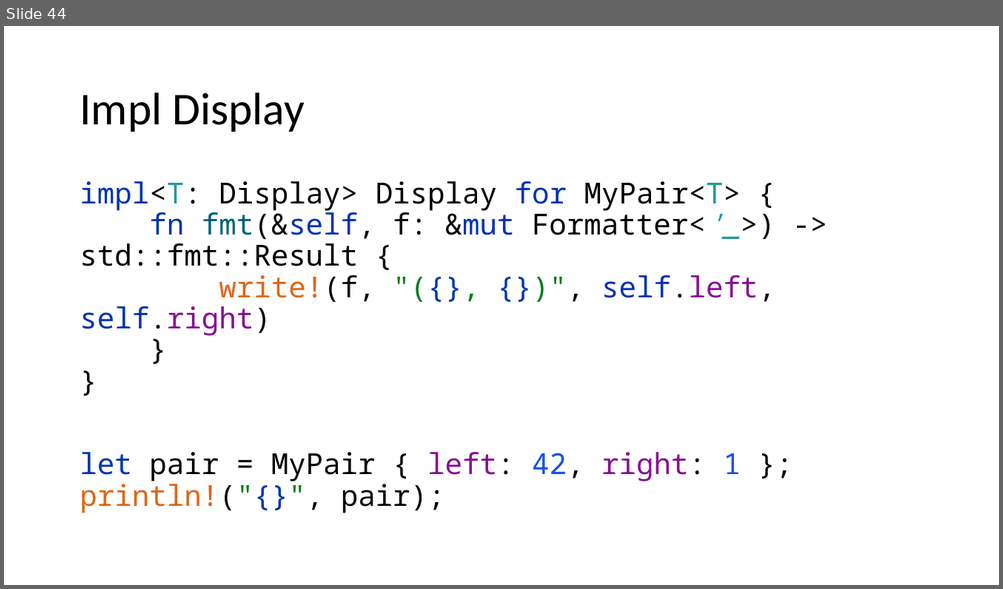
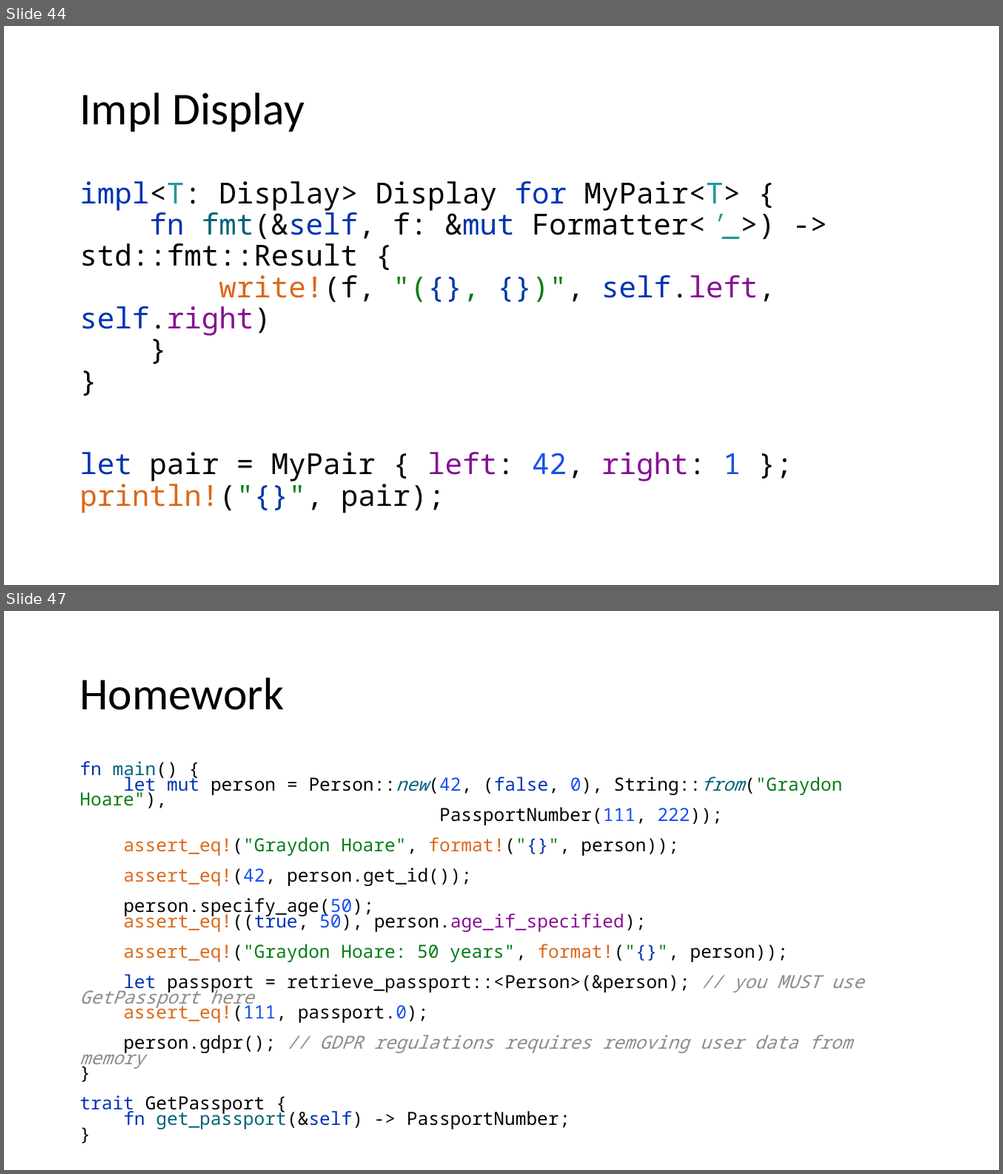
Before and after one commit to kugushev/course-rust-basics, a slide deck: src/03-BuildingBlocks/03-BuildingBlocks.pptx. Shown one above the other, each under a label of ours: slide 44 before the commit, slides 44 and 47 after it; the slides between them are not shown. The pictures are 1003x589 and 1003x1174 pixels, drawn with LibreOffice and Linux fonts; fonts in the diff are those of the drawing. Boxes give left, top, right and bottom in pixels: in the first picture for what was removed or moved away, otherwise in the second. Text is boxed around its words. In the diff, an @@ line names an element or a change of style, - is before the commit and + after.

Commit message:
finish lecture 3 (or 4)

```diff
--- a/src/03-BuildingBlocks/03-BuildingBlocks.pptx
+++ b/src/03-BuildingBlocks/03-BuildingBlocks.pptx
@@ slide 47 added at bbox=[4, 611, 999, 1170], background #FFFFFF @@
@@ title added at bbox=[79, 678, 284, 710], 44 pt, text #000000 @@
+Homework
@@ text added at bbox=[79, 761, 864, 1130], 17.5 pt, text #000000 @@
+fn main() {
+let mut person = Person::new(42, (false, 0), String::from("Graydon Hoare"),
+PassportNumber(111, 222));
+assert_eq!("Graydon Hoare", format!("{}", person));
+assert_eq!(42, person.get_id());
+person.specify_age(50);
+assert_eq!((true, 50), person.age_if_specified);
+assert_eq!("Graydon Hoare: 50 years", format!("{}", person));
+let passport = retrieve_passport::<Person>(&person); // you MUST use GetPassport here
+assert_eq!(111, passport.0);
+person.gdpr(); // GDPR regulations requires removing user data from memory
+}
+trait GetPassport {
+fn get_passport(&self) -> PassportNumber;
+}
```
Also in this commit, not shown: 1 other slide added, 1 slide removed.
